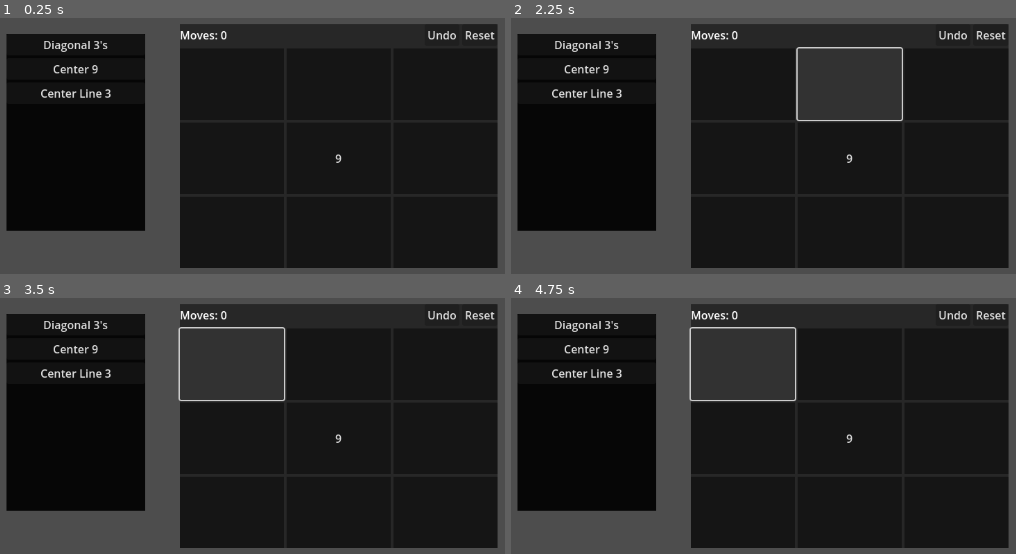
Above: before the commit, frames 1-4 (two rows, left to right).
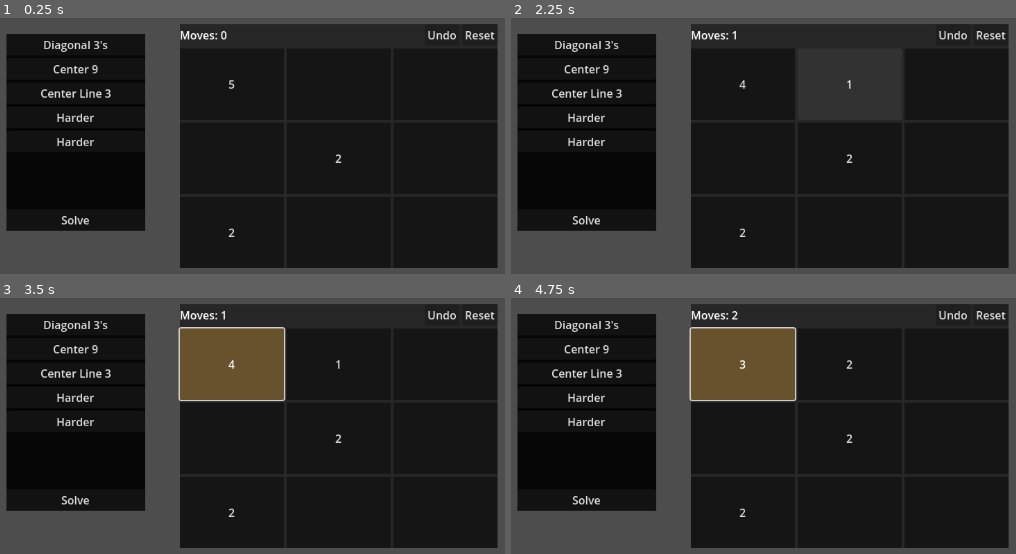
Above: after the commit, the same moments.

Repository: bitwes/StoneGridProblem
Game: Godot game, scene res://main.tscn
Same seed, same stepped clock (60 frames per second), same inputs: the game is played once before the commit and once after it. Before the commit the project has no main scene; this scene is started directly in both runs.
Inputs (mouse positions are in pixels of both pictures, inside the frame that each line leads up to):
- Up to frame 1 (0.25 s): no input
- Up to frame 2 (2.25 s): click (743, 84) at 0.52 s; click (743, 84) at 1.25 s, where only the run after the commit has a clickable "5"; click (849, 84) at 2.02 s
- Up to frame 3 (3.5 s): click (232, 364) at 2.75 s, where only the run after the commit has a clickable "4"
- Up to frame 4 (4.75 s): click (849, 364) at 3.5 s, where only the run after the commit has a clickable "1"; click (743, 364) at 4.25 s, where only the run after the commit has a clickable "3"

The runs differ from the first frame. In frame 1, 0.5% of the frame differs, in the area x 11-68%, y 24-86%; in frame 2, 1.0%; in frame 3, 6.3%; in frame 4, 6.3%, in the area x 11-68%, y 5-86%.

Commit message:
solver helpers

Diff:
--- a/Main.gd
+++ b/Main.gd
@@ -29,9 +29,29 @@
 	[0, 3, 0]
 ]
 
+var harder = [
+	[5, 0, 0],
+	[0, 2, 0],
+	[2, 0, 0]
+]
+
+var harder_inverse = [
+	[0, 0, 2],
+	[0, 2, 0],
+	[0, 0, 5]
+]
+
 func _ready():
 	$StoneGrid.set_grid_size(3)
-	$StoneGrid.populate(nine_center)
+	$StoneGrid.populate(harder)
+
+
+func solve():
+	pass
+
+
+func _on_solve_pressed():
+	solve()
 
 
 func _on_diag_threes_pressed():
@@ -44,3 +64,11 @@
 
 func _on_center_line_three_pressed():
 	$StoneGrid.populate(three_center_line)
+
+
+func _on_harder_pressed():
+	$StoneGrid.populate(harder)
+
+
+func _on_harder_inverse_pressed():
+	$StoneGrid.populate(harder_inverse)
--- a/main.tscn
+++ b/main.tscn
@@ -39,6 +39,25 @@
 layout_mode = 2
 text = "Center Line 3"
 
+[node name="Harder" type="Button" parent="Controls/Layout"]
+layout_mode = 2
+text = "Harder"
+
+[node name="HarderInverse" type="Button" parent="Controls/Layout"]
+layout_mode = 2
+text = "Harder"
+
+[node name="CenterContainer" type="CenterContainer" parent="Controls/Layout"]
+layout_mode = 2
+size_flags_vertical = 3
+
+[node name="Solve" type="Button" parent="Controls/Layout"]
+layout_mode = 2
+text = "Solve"
+
 [connection signal="pressed" from="Controls/Layout/DiagThrees" to="." method="_on_diag_threes_pressed"]
 [connection signal="pressed" from="Controls/Layout/CenterNine" to="." method="_on_center_nine_pressed"]
 [connection signal="pressed" from="Controls/Layout/CenterLineThree" to="." method="_on_center_line_three_pressed"]
+[connection signal="pressed" from="Controls/Layout/Harder" to="." method="_on_harder_pressed"]
+[connection signal="pressed" from="Controls/Layout/HarderInverse" to="." method="_on_harder_inverse_pressed"]
+[connection signal="pressed" from="Controls/Layout/Solve" to="." method="_on_solve_pressed"]
--- a/project.godot
+++ b/project.godot
@@ -11,5 +11,6 @@
 [application]
 
 config/name="StoneGrid"
+run/main_scene="res://main.tscn"
 config/features=PackedStringArray("4.2", "Forward Plus")
 config/icon="res://icon.svg"
--- a/stone_button.gd
+++ b/stone_button.gd
@@ -21,3 +21,6 @@
 func _ready():
 	if(stones == -1):
 		text = str(grid_pos)
+
+func _to_string():
+	return str(grid_pos, '[', stones, ']')
--- a/stone_grid.gd
+++ b/stone_grid.gd
@@ -1,11 +1,9 @@
+class_name StoneGrid
 extends Control
 
 
 var StoneButtonScene = load('res://stone_button.tscn')
 var _rows = []
-
-
-
 
 var _from : StoneButton = null
 var _stone_buttons = []
@@ -31,28 +29,34 @@
 			which.button_pressed = false
 		else:
 			_from = which
-	elif(_from.grid_pos.distance_to(which.grid_pos) == 1.0):
-		move_stone(_from, which)
+	else:
+		move_stone(_from.grid_pos, which.grid_pos)
 		_from.button_pressed = false
 		_from.release_focus()
 		which.button_pressed = false
 		which.release_focus()
 		_from = null
-	else:
-		_from.button_pressed = false
-		_from.release_focus()
-		which.button_pressed = false
-		which.release_focus()
-		_from = null
-		print('invalid move')
 
 
+func move_stone(from : Vector2, to : Vector2):
+	var from_btn = _stone_buttons[from.x][from.y]
+	var to_btn = _stone_buttons[to.x][to.y]
 
-func move_stone(from : StoneButton, to : StoneButton):
-	from .stones -= 1
-	to.stones += 1
-	moves += 1
-	_undo.append([from, to])
+	if(from_btn != to_btn and from.distance_to(to) == 1.0 and from_btn.stones > 0):
+		print(from_btn, ' -> ', to_btn)
+		from_btn .stones -= 1
+		to_btn.stones += 1
+		moves += 1
+		_undo.append([from, to])
+		print_board()
+		return true
+	else:
+		print('invalid move ', from_btn, ' -> ', to_btn)
+		return false
+
+
+func get_stones_at(pos):
+	return _stone_buttons[pos.x][pos.y].stones
 
 
 func undo():
@@ -102,9 +106,38 @@
 		moves = 0
 
 
+func size():
+	return _stone_buttons.size()
+
 func _on_undo_pressed():
 	undo()
 
 
 func _on_reset_pressed():
 	reset()
+
+
+func print_board():
+	print("".lpad(10, '-'))
+	for i in range(size()):
+		var rowstr = '|'
+		for j in range(size()):
+			rowstr += str(get_stones_at(Vector2(i, j)), '|').lpad(3, ' ')
+		print(rowstr)
+	print("".lpad(10, '-'))
+
+func get_button_at(pos : Vector2):
+	return _stone_buttons[pos.x][pos.y]
+
+
+func get_num_wrong():
+	var num_wrong = 0
+	for i in range(size()):
+		for j in range(size()):
+			if(_stone_buttons[i][j].stones != 1):
+				num_wrong += 1
+	return num_wrong
+
+
+func is_solved():
+	return get_num_wrong() == 0
